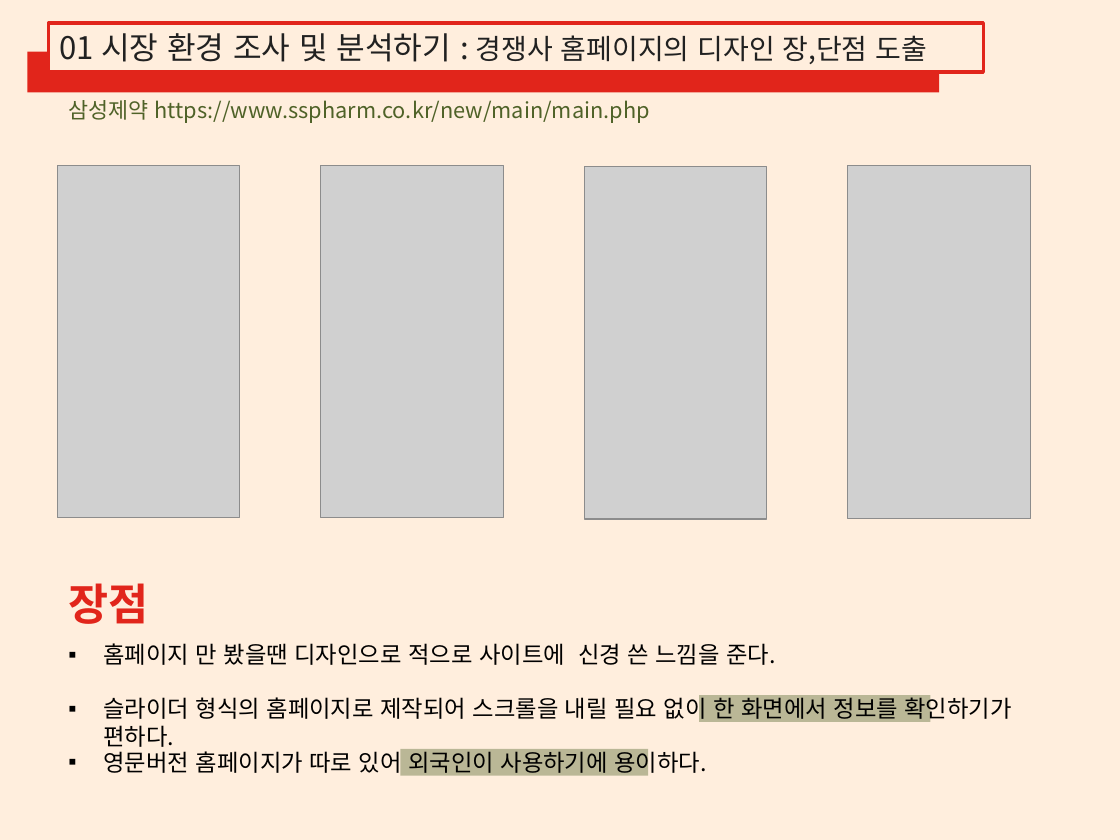
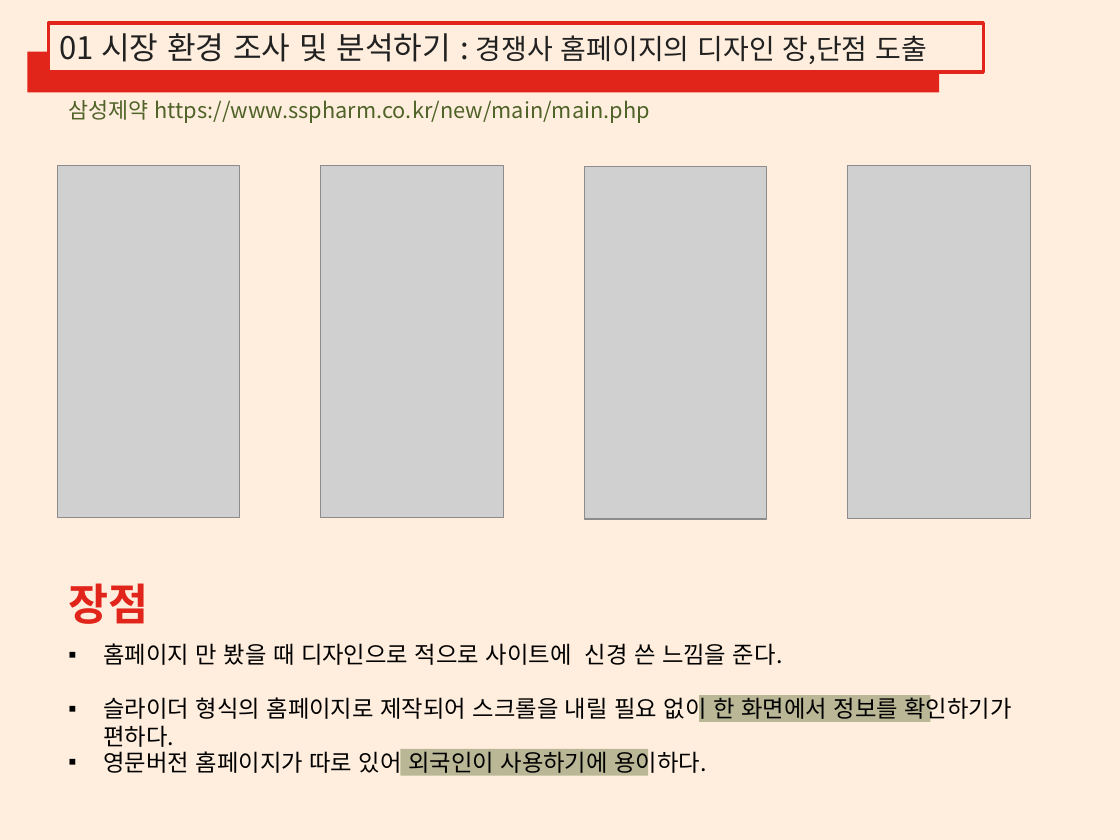
Before and after one commit to LEEGYUNGRIM/report01, a slide deck: slide 3 of 디자인설계 및 조사분석.pptx. Drawn at 1120x840 pixels with LibreOffice and Linux fonts; fonts in the diff are those of the drawing; grey boxes stand for pictures. Boxes give left, top, right and bottom in pixels: in the first picture for what was removed or moved away, otherwise in the second. Text is boxed around its words. In the diff, an @@ line names an element or a change of style, - is before the commit and + after.

```diff
--- a/디자인설계 및 조사분석.pptx
+++ b/디자인설계 및 조사분석.pptx
@@ text at (103,643,783,665): text changed @@
-▪ 홈페이지 만 봤을땐 디자인으로 적으로 사이트에 신경 쓴 느낌을 준다.
+▪ 홈페이지 만 봤을 때 디자인으로 적으로 사이트에 신경 쓴 느낌을 준다.
```
